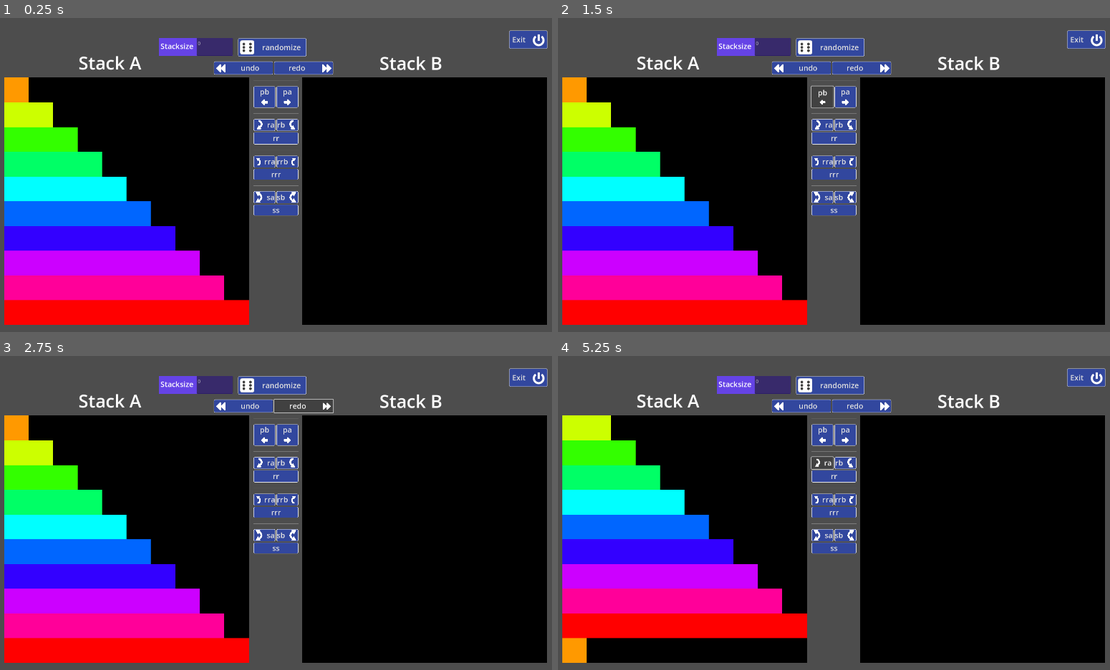
Above: before the commit, frames 1-4 (two rows, left to right).
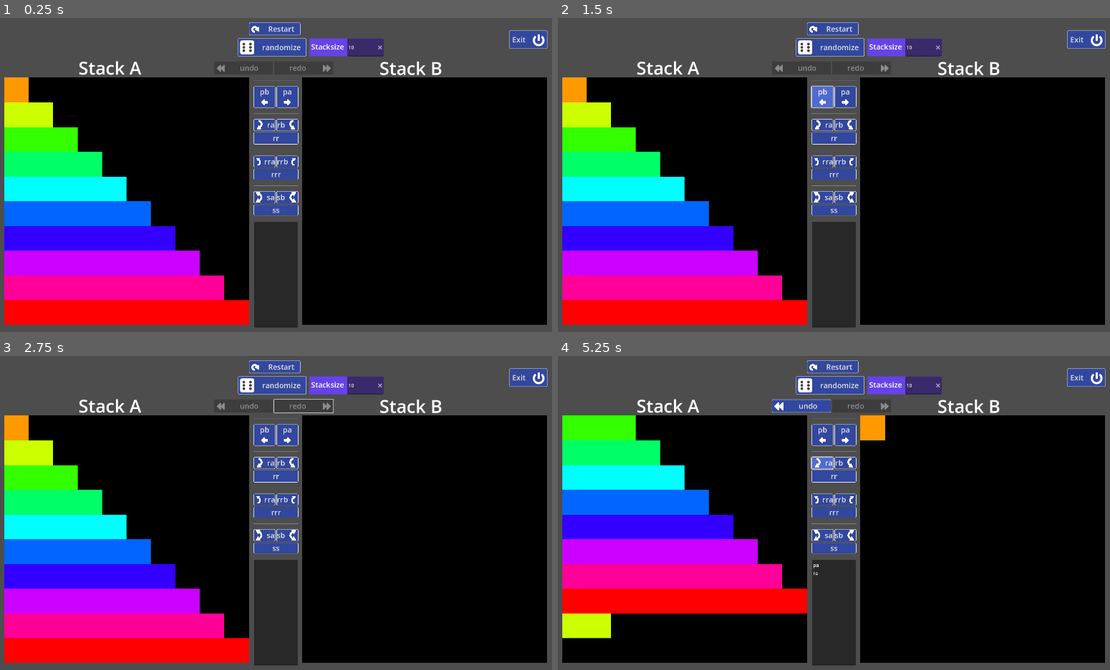
Above: after the commit, the same moments.

Repository: stevebalk/push-swap-clicker
Game: Godot game, scene res://main.tscn
Same seed, same stepped clock (60 frames per second), same inputs: the game is played once before the commit and once after it.
Inputs (mouse positions are in pixels of both pictures, inside the frame that each line leads up to):
- Up to frame 1 (0.25 s): no input
- Up to frame 2 (1.5 s): click (800, 68) at 0.5 s, where only the run before the commit has a clickable "undo"; click "pb" at 1.25 s
- Up to frame 3 (2.75 s): click (303, 406) at 2 s, where only the run before the commit has a clickable "redo"
- Up to frame 4 (5.25 s): click "pa" at 2.75 s; click "undo" at 3.5 s; click "redo" at 4.25 s; click "ra" at 5 s

The runs differ from the first frame. In frame 1, 6.1% of the frame differs, in the area x 14-81%, y 1-99%; in frame 2, 6.4%; in frame 3, 5.7%; in frame 4, 28%, in the area x 0-81%, y 1-99%.

Commit message:
Added, undo, redo, command display and changeable stacksize. Fixed bugs.

Diff:
--- /dev/null
+++ b/StacksizeLineEdit.gd
@@ -0,0 +1,14 @@
+extends LineEdit
+
+@onready var LineEditRegEx = RegEx.new()
+var old_text = ""
+
+func _ready() -> void:
+	LineEditRegEx.compile("^[0-9]*$")
+
+func _on_text_changed(new_text: String) -> void:
+	if LineEditRegEx.search(new_text):
+		old_text = str(new_text)
+	else:
+		self.text = old_text
+		self.set_caret_column(self.text.length())
--- a/buttons.tres
+++ b/buttons.tres
@@ -1,7 +1,21 @@
-[gd_resource type="Theme" load_steps=2 format=3 uid="uid://cp0f13d5wijip"]
+[gd_resource type="Theme" load_steps=4 format=3 uid="uid://cp0f13d5wijip"]
 
-[sub_resource type="StyleBoxFlat" id="StyleBoxFlat_wfynt"]
-bg_color = Color(0.196078, 0.278431, 0.619608, 1)
+[ext_resource type="StyleBox" uid="uid://b7hcqqe58jdx2" path="res://new_style_box_flat.tres" id="1_f21mh"]
+
+[sub_resource type="StyleBoxFlat" id="StyleBoxFlat_ebolp"]
+bg_color = Color(0.313726, 0.419608, 0.815686, 1)
+border_width_left = 1
+border_width_top = 1
+border_width_right = 1
+border_width_bottom = 1
+border_color = Color(1, 1, 1, 1)
+corner_radius_top_left = 4
+corner_radius_top_right = 4
+corner_radius_bottom_right = 4
+corner_radius_bottom_left = 4
+
+[sub_resource type="StyleBoxFlat" id="StyleBoxFlat_ev4h3"]
+bg_color = Color(0.141176, 0.203922, 0.47451, 1)
 border_width_left = 1
 border_width_top = 1
 border_width_right = 1
@@ -15,4 +29,6 @@
 [resource]
 default_font_size = 30
 Button/font_sizes/font_size = 25
-Button/styles/normal = SubResource("StyleBoxFlat_wfynt")
+Button/styles/hover = SubResource("StyleBoxFlat_ebolp")
+Button/styles/normal = ExtResource("1_f21mh")
+Button/styles/pressed = SubResource("StyleBoxFlat_ev4h3")
--- a/main.gd
+++ b/main.gd
@@ -1,6 +1,8 @@
 extends Control
 
 var stack_size := 10
+
+var start_stack: Array[int]
 
 var stack_a: Array[int]
 var stack_b: Array[int]
@@ -8,74 +10,104 @@
 var undo_stack: Array[String]
 var redo_stack: Array[String]
 
-@onready var backgroundA := $backgroundA
-@onready var backgroundB := $backgroundB
+@onready var backgroundA :=			$BackgroundA
+@onready var backgroundB :=			$BackgroundB
+@onready var redo_button :=			$DoButtons/Redo
+@onready var undo_button :=			$DoButtons/Undo
+@onready var stacksize_text_edit :=	$Stacksize/HBoxContainer/LineEdit
+@onready var command_screen :=		$CommandScreen
+
 var backgroundA_rect : Rect2
 var backgroundB_rect : Rect2
 var linesize: Vector2
+
+signal stack_changed
+
+# Inverted commands for undo function
+var invert_commands := {
+	"pa": "pb",
+	"pb": "pa",
+	"ra": "rra",
+	"rb": "rrb",
+	"rr": "rrr",
+	"rra": "ra",
+	"rrb": "rb",
+	"rrr": "rr",
+	"sa": "sa",
+	"sb": "sb",
+	"ss": "ss"
+	}
 
 func _ready() -> void:
 	linesize = backgroundA.size
 	backgroundA_rect = backgroundA.get_rect()
 	backgroundB_rect = backgroundB.get_rect()
-	linesize.y = backgroundA.get_rect().size.y / stack_size
-	stack_a.assign(range(1, stack_size + 1))
-#	stack_a.shuffle()
+	_initialize_stack()
+	self.stack_changed.connect(_clear_redo_stack)
+	stacksize_text_edit.text = str(stack_size)
 
 func _draw() -> void:
 	_draw_stack(stack_a, backgroundA_rect, linesize)
 	_draw_stack(stack_b, backgroundB_rect, linesize)
 
 
-
-
-
-
-
-
-
-func _draw_stack(stack: Array[int], rect: Rect2, size: Vector2):
-	rect.size.y = size.y
+func _draw_stack(stack: Array[int], rect: Rect2, line_size: Vector2):
+	rect.size.y = line_size.y
 	for value in stack:
 		var rel_value = float(value) / float(stack_size)
-		rect.size.x = rel_value * size.x
+		rect.size.x = rel_value * line_size.x
 		draw_rect(rect, Color.from_hsv(rel_value, 1.0, 1.0))
-		rect.position.y += size.y
-	queue_redraw()
+		rect.position.y += line_size.y
+	queue_redraw()
+
+func _clear_stacks() -> void:
+	stack_a.clear()
+	stack_b.clear()
+	_clear_undo_stack()
+	_clear_redo_stack()
 
 func _randomize_stack() -> void:
-	stack_b.clear()
-	stack_a.clear()
-	stack_a.assign(range(1, stack_size + 1))
+	_clear_stacks()
+	_initialize_stack()
 	stack_a.shuffle()
-	queue_redraw()
-
-func _add_undo(function_name: String) -> void:
-	undo_stack.append(function_name)
-
-func _remove_undo() -> void:
-	undo_stack.pop_back()
+	start_stack = stack_a.duplicate()
+	queue_redraw()
+
+func _add(command: String) -> void:
+	_add_undo(command)
+	command_screen.insert_text_at_caret(command + "\n", -1)
+
+func _add_undo(command: String) -> void:
+	undo_stack.append(command)
+	undo_button.disabled = false
 
 func _clear_undo_stack() -> void:
 	undo_stack.clear()
-
-func _add_redo(function_name: String) -> void:
-	redo_stack.append(function_name)
+	undo_button.disabled = true
+
+func _add_redo(command: String) -> void:
+	redo_stack.append(command)
+	redo_button.disabled = false
 
 func _clear_redo_stack() -> void:
+	redo_button.disabled = true
 	redo_stack.clear()
 
-
-
-
-
-
-
-
-
-
-
-
+func _initialize_stack() -> void:
+	stack_a.assign(range(1, stack_size + 1))
+	linesize.y = backgroundA.get_rect().size.y / stack_size
+	command_screen.clear()
+	start_stack = stack_a.duplicate()
+
+func _restart() -> void:
+	_clear_stacks()
+	stack_a = start_stack.duplicate()
+	command_screen.clear()
+	queue_redraw()
+
+func _pop_last_text(string_size: int) -> void:
+	command_screen.text = command_screen.text.left(command_screen.text.length() - string_size)
+	command_screen.set_caret_line(command_screen.get_last_unhidden_line())
 
 # Push swap functions
 
@@ -85,11 +117,9 @@
 
 func _pa() -> void:
 	_push(stack_a, stack_b)
-	_add_undo("pa")
 
 func _pb() -> void:
 	_push(stack_b, stack_a)
-	_add_undo("pb")
 
 func _rotate(stack: Array[int]) -> void:
 	stack.append(stack.pop_front())
@@ -97,37 +127,30 @@
 
 func _ra() -> void:
 	_rotate(stack_a)
-	_add_undo("ra")
 
 func _rb() -> void:
 	_rotate(stack_b)
-	_add_undo("rb")
 
 func _rr() -> void:
 	_rotate(stack_a)
 	_rotate(stack_b)
-	_add_undo("rr")
 
 func _swap(stack: Array[int]) -> void:
 	var temp := 0
-	if stack.size() > 1:
-		temp = stack[1]
-		stack[1] = stack[0]
-		stack[0] = temp
-		queue_redraw()
+	temp = stack[1]
+	stack[1] = stack[0]
+	stack[0] = temp
+	queue_redraw()
 
 func _sa() -> void:
 	_swap(stack_a)
-	_add_undo("sa")
 
 func _sb() -> void:
 	_swap(stack_b)
-	_add_undo("sb")
 
 func _ss():
 	_swap(stack_a)
 	_swap(stack_b)
-	_add_undo("ss")
 
 func _reverse_rotate(stack: Array[int]) -> void:
 	stack.insert(0, stack.pop_back())
@@ -135,16 +158,13 @@
 
 func _rra() -> void:
 	_reverse_rotate(stack_a)
-	_add_undo("rra")
 
 func _rrb() -> void:
 	_reverse_rotate(stack_b)
-	_add_undo("rrb")
 
 func _rrr() -> void:
 	_reverse_rotate(stack_a)
 	_reverse_rotate(stack_b)
-	_add_undo("rrr")
 
 # Button functions
 
@@ -155,100 +175,112 @@
 
 func _on_undo_pressed() -> void:
 	if not undo_stack.is_empty():
-		match undo_stack[-1]:
-			"pa":
-				_add_redo("pa")
-				_pb()
-				undo_stack.pop_back()
-			"pb":
-				_add_redo("pb")
-				_pa()
-				undo_stack.pop_back()
-			"ra":
-				_add_redo("ra")
-				_rra()
-				undo_stack.pop_back()
-			"rb":
-				_add_redo("rb")
-				_rrb()
-				undo_stack.pop_back()
-			"rr":
-				_add_redo("rr")
-				_rrr()
-				undo_stack.pop_back()
-			"rra":
-				_add_redo("rra")
-				_ra()
-				undo_stack.pop_back()
-			"rrb":
-				_add_redo("rrb")
-				_rb()
-				undo_stack.pop_back()
-			"rrr":
-				_add_redo("rrr")
-				_rr()
-				undo_stack.pop_back()
-			"sa":
-				_add_redo("sa")
-				_sb()
-				undo_stack.pop_back()
-			"sb":
-				_add_redo("sb")
-				_sb()
-				undo_stack.pop_back()
-			"ss":
-				_add_redo("ss")
-				_ss()
-				undo_stack.pop_back()
+		_pop_last_text(undo_stack[-1].length() + 1)
+		var expression = Expression.new()
+		expression.parse("_" + invert_commands.get(undo_stack[-1]) + "()")
+		_add_redo(undo_stack[-1])
+		undo_stack.pop_back()
+		expression.execute([], self)
+		redo_button.disabled = false
+		if undo_stack.is_empty():
+			undo_button.disabled = true
 
 func _on_redo_pressed() -> void:
-	pass # Replace with function body.
+	if not redo_stack.is_empty():
+		var expression = Expression.new()
+		expression.parse("_" + redo_stack[-1] + "()")
+		_add(redo_stack[-1])
+		redo_stack.pop_back()
+		expression.execute([], self)
+		if redo_stack.is_empty():
+			redo_button.disabled = true
 
 func _on_randomize_button_pressed() -> void:
 	_randomize_stack()
-	_clear_undo_stack()
-	_clear_redo_stack()
 
 # Push swap buttons
 func _on_pa_pressed() -> void:
-	_pa()
+	if not stack_a.is_empty():
+		_pa()
+		_add("pa")
+		stack_changed.emit()
 
 
 func _on_pb_pressed() -> void:
-	_pb()
+	if not stack_b.is_empty():
+		_pb()
+		_add("pb")
+		stack_changed.emit()
 
 
 func _on_ra_pressed() -> void:
-	_ra()
+	if stack_a.size() > 1:
+		_ra()
+		_add("ra")
+		stack_changed.emit()
 
 
 func _on_rb_pressed() -> void:
-	_rb()
+	if stack_b.size() > 1:
+		_rb()
+		_add("rb")
+		stack_changed.emit()
 
 
 func _on_rr_pressed() -> void:
-	_rr()
-
+	if stack_a.size() > 1 and stack_b.size() > 1:
+		_rr()
+		_add("rr")
+		stack_changed.emit()
 
 func _on_sa_pressed() -> void:
-	_sa()
+	if stack_a.size() > 1:
+		_sa()
+		_add("sa")
+		stack_changed.emit()
 
 
 func _on_sb_pressed() -> void:
-	_sb()
+	if stack_b.size() > 1:
+		_sb()
+		_add("sb")
+		stack_changed.emit()
 
 
 func _on_ss_pressed() -> void:
-	_ss()
+	if stack_a.size() > 1 and stack_b.size() > 1:
+		_ss()
+		_add("ss")
+		stack_changed.emit()
 
 
 func _on_rra_pressed() -> void:
-	_rra()
+	if stack_a.size() > 1:
+		_rra()
+		_add("rra")
+		stack_changed.emit()
 
 
 func _on_rrb_pressed() -> void:
-	_rrb()
+	if stack_b.size() > 1:
+		_rrb()
+		_add("rrb")
+		stack_changed.emit()
 
 
 func _on_rrr_pressed() -> void:
-	_rrr()
+	if stack_a.size() > 1 and stack_b.size() > 1:
+		_rrr()
+		_add("rrr")
+		stack_changed.emit()
+
+
+func _on_line_edit_text_submitted(new_text: String) -> void:
+	stack_size = int(new_text)
+	_clear_stacks()
+	_initialize_stack()
+	queue_redraw()
+
+
+func _on_restart_button_pressed() -> void:
+	_restart()
--- a/main.tscn
+++ b/main.tscn
@@ -14,6 +14,8 @@
 [ext_resource type="Texture2D" uid="uid://bf4163n212dqr" path="res://icons/swap_a.png" id="11_w8u1u"]
 [ext_resource type="Texture2D" uid="uid://b6e8cxm0ipco8" path="res://icons/swap_b.png" id="12_3c76m"]
 [ext_resource type="Texture2D" uid="uid://2c68n6iqdobq" path="res://icons/dice.png" id="13_kjks4"]
+[ext_resource type="Script" path="res://StacksizeLineEdit.gd" id="15_h38kg"]
+[ext_resource type="Texture2D" uid="uid://bgoc1112u3qw6" path="res://icons/redo.png" id="16_118yq"]
 
 [node name="main" type="Control"]
 custom_minimum_size = Vector2(1920, 1080)
@@ -21,7 +23,7 @@
 anchors_preset = 0
 script = ExtResource("1_q51xe")
 
-[node name="backgroundA" type="ColorRect" parent="."]
+[node name="BackgroundA" type="ColorRect" parent="."]
 show_behind_parent = true
 custom_minimum_size = Vector2(818, 830)
 layout_mode = 2
@@ -31,16 +33,16 @@
 offset_bottom = 1030.0
 color = Color(0, 0, 0, 1)
 
-[node name="RichTextLabel" type="RichTextLabel" parent="backgroundA"]
+[node name="RichTextLabel" type="RichTextLabel" parent="BackgroundA"]
 layout_mode = 2
 offset_left = 249.0
-offset_top = -92.0
+offset_top = -75.0
 offset_right = 499.0
-offset_bottom = -7.0
+offset_bottom = 10.0
 theme_override_font_sizes/normal_font_size = 60
 text = "Stack A"
 
-[node name="backgroundB" type="ColorRect" parent="."]
+[node name="BackgroundB" type="ColorRect" parent="."]
 show_behind_parent = true
 layout_mode = 2
 offset_left = 1050.0
@@ -49,16 +51,16 @@
 offset_bottom = 1030.0
 color = Color(0, 0, 0, 1)
 
-[node name="RichTextLabel2" type="RichTextLabel" parent="backgroundB"]
+[node name="RichTextLabel2" type="RichTextLabel" parent="BackgroundB"]
 layout_mode = 2
 offset_left = 258.0
-offset_top = -91.0
+offset_top = -74.0
 offset_right = 490.0
-offset_bottom = -8.0
+offset_bottom = 9.0
 theme_override_font_sizes/normal_font_size = 60
 text = "Stack B"
 
-[node name="do_buttons" type="HBoxContainer" parent="."]
+[node name="DoButtons" type="HBoxContainer" parent="."]
 layout_mode = 0
 offset_left = 753.0
 offset_top = 146.0
@@ -67,26 +69,28 @@
 size_flags_horizontal = 3
 size_flags_vertical = 3
 
-[node name="undo" type="Button" parent="do_buttons"]
-layout_mode = 2
-size_flags_horizontal = 3
-theme = ExtResource("1_eotj8")
+[node name="Undo" type="Button" parent="DoButtons"]
+layout_mode = 2
+size_flags_horizontal = 3
+theme = ExtResource("1_eotj8")
+disabled = true
 text = "undo
 "
 icon = ExtResource("3_m5jnj")
 expand_icon = true
 
-[node name="redo" type="Button" parent="do_buttons"]
-layout_mode = 2
-size_flags_horizontal = 3
-theme = ExtResource("1_eotj8")
+[node name="Redo" type="Button" parent="DoButtons"]
+layout_mode = 2
+size_flags_horizontal = 3
+theme = ExtResource("1_eotj8")
+disabled = true
 text = "redo
 "
 icon = ExtResource("4_vjb77")
 icon_alignment = 2
 expand_icon = true
 
-[node name="push_swap_buttons" type="VBoxContainer" parent="."]
+[node name="PushSwapButtons" type="VBoxContainer" parent="."]
 custom_minimum_size = Vector2(150, 250)
 layout_mode = 0
 offset_left = 886.0
@@ -94,15 +98,15 @@
 offset_right = 1036.0
 offset_bottom = 663.0
 
-[node name="HSeparator4" type="HSeparator" parent="push_swap_buttons"]
+[node name="HSeparator4" type="HSeparator" parent="PushSwapButtons"]
 layout_mode = 2
 theme_override_constants/separation = 30
 
-[node name="push" type="HBoxContainer" parent="push_swap_buttons"]
-layout_mode = 2
-size_flags_vertical = 3
-
-[node name="pb" type="Button" parent="push_swap_buttons/push"]
+[node name="push" type="HBoxContainer" parent="PushSwapButtons"]
+layout_mode = 2
+size_flags_vertical = 3
+
+[node name="pb" type="Button" parent="PushSwapButtons/push"]
 layout_mode = 2
 size_flags_horizontal = 3
 theme = ExtResource("1_eotj8")
@@ -112,7 +116,7 @@
 vertical_icon_alignment = 2
 expand_icon = true
 
-[node name="pa" type="Button" parent="push_swap_buttons/push"]
+[node name="pa" type="Button" parent="PushSwapButtons/push"]
 layout_mode = 2
 size_flags_horizontal = 3
 theme = ExtResource("1_eotj8")
@@ -122,15 +126,15 @@
 vertical_icon_alignment = 2
 expand_icon = true
 
-[node name="HSeparator" type="HSeparator" parent="push_swap_buttons"]
+[node name="HSeparator" type="HSeparator" parent="PushSwapButtons"]
 layout_mode = 2
 theme_override_constants/separation = 30
 
-[node name="rotate" type="HBoxContainer" parent="push_swap_buttons"]
-layout_mode = 2
-size_flags_vertical = 3
-
-[node name="ra" type="Button" parent="push_swap_buttons/rotate"]
+[node name="rotate" type="HBoxContainer" parent="PushSwapButtons"]
+layout_mode = 2
+size_flags_vertical = 3
+
+[node name="ra" type="Button" parent="PushSwapButtons/rotate"]
 layout_mode = 2
 size_flags_horizontal = 3
 theme = ExtResource("1_eotj8")
@@ -138,7 +142,7 @@
 icon = ExtResource("7_wiulb")
 expand_icon = true
 
-[node name="rb" type="Button" parent="push_swap_buttons/rotate"]
+[node name="rb" type="Button" parent="PushSwapButtons/rotate"]
 layout_mode = 2
 size_flags_horizontal = 3
 theme = ExtResource("1_eotj8")
@@ -148,22 +152,22 @@
 icon_alignment = 2
 expand_icon = true
 
-[node name="rr" type="Button" parent="push_swap_buttons"]
+[node name="rr" type="Button" parent="PushSwapButtons"]
 layout_mode = 2
 size_flags_vertical = 3
 theme = ExtResource("1_eotj8")
 text = "rr
 "
 
-[node name="HSeparator2" type="HSeparator" parent="push_swap_buttons"]
+[node name="HSeparator2" type="HSeparator" parent="PushSwapButtons"]
 layout_mode = 2
 theme_override_constants/separation = 30
 
-[node name="reverseRotate" type="HBoxContainer" parent="push_swap_buttons"]
-layout_mode = 2
-size_flags_vertical = 3
-
-[node name="rra" type="Button" parent="push_swap_buttons/reverseRotate"]
+[node name="reverseRotate" type="HBoxContainer" parent="PushSwapButtons"]
+layout_mode = 2
+size_flags_vertical = 3
+
+[node name="rra" type="Button" parent="PushSwapButtons/reverseRotate"]
 layout_mode = 2
 size_flags_horizontal = 3
 theme = ExtResource("1_eotj8")
@@ -171,7 +175,7 @@
 icon = ExtResource("9_rb8tx")
 expand_icon = true
 
-[node name="rrb" type="Button" parent="push_swap_buttons/reverseRotate"]
+[node name="rrb" type="Button" parent="PushSwapButtons/reverseRotate"]
 layout_mode = 2
 size_flags_horizontal = 3
 theme = ExtResource("1_eotj8")
@@ -180,21 +184,21 @@
 icon_alignment = 2
 expand_icon = true
 
-[node name="rrr" type="Button" parent="push_swap_buttons"]
+[node name="rrr" type="Button" parent="PushSwapButtons"]
 layout_mode = 2
 size_flags_horizontal = 3
 theme = ExtResource("1_eotj8")
 text = "rrr"
 
-[node name="HSeparator3" type="HSeparator" parent="push_swap_buttons"]
+[node name="HSeparator3" type="HSeparator" parent="PushSwapButtons"]
 layout_mode = 2
 theme_override_constants/separation = 30
 
-[node name="swap" type="HBoxContainer" parent="push_swap_buttons"]
-layout_mode = 2
-size_flags_vertical = 3
-
-[node name="sa" type="Button" parent="push_swap_buttons/swap"]
+[node name="swap" type="HBoxContainer" parent="PushSwapButtons"]
+layout_mode = 2
+size_flags_vertical = 3
+
+[node name="sa" type="Button" parent="PushSwapButtons/swap"]
 layout_mode = 2
 size_flags_horizontal = 3
 theme = ExtResource("1_eotj8")
@@ -202,7 +206,7 @@
 icon = ExtResource("11_w8u1u")
 expand_icon = true
 
-[node name="sb" type="Button" parent="push_swap_buttons/swap"]
+[node name="sb" type="Button" parent="PushSwapButtons/swap"]
 layout_mode = 2
 size_flags_horizontal = 3
 theme = ExtResource("1_eotj8")
@@ -211,14 +215,14 @@
 icon_alignment = 2
 expand_icon = true
 
-[node name="ss" type="Button" parent="push_swap_buttons"]
+[node name="ss" type="Button" parent="PushSwapButtons"]
 layout_mode = 2
 size_flags_horizontal = 3
 theme = ExtResource("1_eotj8")
 text = "ss
 "
 
-[node name="randomizeButton" type="Button" parent="."]
+[node name="RandomizeButton" type="Button" parent="."]
 layout_mode = 0
 offset_left = 834.0
 offset_top = 68.0
@@ -251,15 +255,15 @@
 icon_alignment = 2
 expand_icon = true
 
-[node name="ColorRect" type="ColorRect" parent="."]
-layout_mode = 0
-offset_left = 569.0
-offset_top = 67.0
-offset_right = 817.0
-offset_bottom = 127.0
+[node name="Stacksize" type="ColorRect" parent="."]
+layout_mode = 0
+offset_left = 1074.0
+offset_top = 69.0
+offset_right = 1322.0
+offset_bottom = 129.0
 color = Color(0.396078, 0.262745, 0.901961, 1)
 
-[node name="HBoxContainer" type="HBoxContainer" parent="ColorRect"]
+[node name="HBoxContainer" type="HBoxContainer" parent="Stacksize"]
 layout_mode = 1
 anchors_preset = 15
 anchor_right = 1.0
@@ -267,7 +271,7 @@
 grow_horizontal = 2
 grow_vertical = 2
 
-[node name="MarginContainer" type="MarginContainer" parent="ColorRect/HBoxContainer"]
+[node name="MarginContainer" type="MarginContainer" parent="Stacksize/HBoxContainer"]
 layout_mode = 2
 size_flags_horizontal = 3
 theme_override_constants/margin_left = 5
@@ -275,29 +279,59 @@
 theme_override_constants/margin_right = 0
 theme_override_constants/margin_bottom = 0
 
-[node name="RichTextLabel" type="RichTextLabel" parent="ColorRect/HBoxContainer/MarginContainer"]
+[node name="RichTextLabel" type="RichTextLabel" parent="Stacksize/HBoxContainer/MarginContainer"]
 layout_mode = 2
 size_flags_horizontal = 3
 theme_override_font_sizes/normal_font_size = 25
 text = "Stacksize"
 
-[node name="TextEdit" type="TextEdit" parent="ColorRect/HBoxContainer"]
-layout_mode = 2
-size_flags_horizontal = 3
-placeholder_text = "0"
-
-[connection signal="pressed" from="do_buttons/undo" to="." method="_on_undo_pressed"]
-[connection signal="pressed" from="do_buttons/redo" to="." method="_on_redo_pressed"]
-[connection signal="pressed" from="push_swap_buttons/push/pb" to="." method="_on_pb_pressed"]
-[connection signal="pressed" from="push_swap_buttons/push/pa" to="." method="_on_pa_pressed"]
-[connection signal="pressed" from="push_swap_buttons/rotate/ra" to="." method="_on_ra_pressed"]
-[connection signal="pressed" from="push_swap_buttons/rotate/rb" to="." method="_on_rb_pressed"]
-[connection signal="pressed" from="push_swap_buttons/rr" to="." method="_on_rr_pressed"]
-[connection signal="pressed" from="push_swap_buttons/reverseRotate/rra" to="." method="_on_rra_pressed"]
-[connection signal="pressed" from="push_swap_buttons/reverseRotate/rrb" to="." method="_on_rrb_pressed"]
-[connection signal="pressed" from="push_swap_buttons/rrr" to="." method="_on_rrr_pressed"]
-[connection signal="pressed" from="push_swap_buttons/swap/sa" to="." method="_on_sa_pressed"]
-[connection signal="pressed" from="push_swap_buttons/swap/sb" to="." method="_on_sb_pressed"]
-[connection signal="pressed" from="push_swap_buttons/ss" to="." method="_on_ss_pressed"]
-[connection signal="pressed" from="randomizeButton" to="." method="_on_randomize_button_pressed"]
+[node name="LineEdit" type="LineEdit" parent="Stacksize/HBoxContainer"]
+layout_mode = 2
+size_flags_horizontal = 3
+clear_button_enabled = true
+caret_blink = true
+script = ExtResource("15_h38kg")
+
+[node name="RestartButton" type="Button" parent="."]
+layout_mode = 0
+offset_left = 871.0
+offset_top = 15.0
+offset_right = 1043.0
+offset_bottom = 58.0
+theme = ExtResource("1_eotj8")
+text = "Restart"
+icon = ExtResource("16_118yq")
+expand_icon = true
+
+[node name="CommandScreen" type="TextEdit" parent="."]
+layout_mode = 0
+offset_left = 887.0
+offset_top = 684.0
+offset_right = 1034.0
+offset_bottom = 1038.0
+theme_override_colors/font_readonly_color = Color(1, 1, 1, 1)
+editable = false
+context_menu_enabled = false
+shortcut_keys_enabled = false
+middle_mouse_paste_enabled = false
+scroll_smooth = true
+caret_move_on_right_click = false
+
+[connection signal="pressed" from="DoButtons/Undo" to="." method="_on_undo_pressed"]
+[connection signal="pressed" from="DoButtons/Redo" to="." method="_on_redo_pressed"]
+[connection signal="pressed" from="PushSwapButtons/push/pb" to="." method="_on_pb_pressed"]
+[connection signal="pressed" from="PushSwapButtons/push/pa" to="." method="_on_pa_pressed"]
+[connection signal="pressed" from="PushSwapButtons/rotate/ra" to="." method="_on_ra_pressed"]
+[connection signal="pressed" from="PushSwapButtons/rotate/rb" to="." method="_on_rb_pressed"]
+[connection signal="pressed" from="PushSwapButtons/rr" to="." method="_on_rr_pressed"]
+[connection signal="pressed" from="PushSwapButtons/reverseRotate/rra" to="." method="_on_rra_pressed"]
+[connection signal="pressed" from="PushSwapButtons/reverseRotate/rrb" to="." method="_on_rrb_pressed"]
+[connection signal="pressed" from="PushSwapButtons/rrr" to="." method="_on_rrr_pressed"]
+[connection signal="pressed" from="PushSwapButtons/swap/sa" to="." method="_on_sa_pressed"]
+[connection signal="pressed" from="PushSwapButtons/swap/sb" to="." method="_on_sb_pressed"]
+[connection signal="pressed" from="PushSwapButtons/ss" to="." method="_on_ss_pressed"]
+[connection signal="pressed" from="RandomizeButton" to="." method="_on_randomize_button_pressed"]
 [connection signal="pressed" from="ExitButton" to="." method="_on_exit_button_pressed"]
+[connection signal="text_changed" from="Stacksize/HBoxContainer/LineEdit" to="Stacksize/HBoxContainer/LineEdit" method="_on_text_changed"]
+[connection signal="text_submitted" from="Stacksize/HBoxContainer/LineEdit" to="." method="_on_line_edit_text_submitted"]
+[connection signal="pressed" from="RestartButton" to="." method="_on_restart_button_pressed"]
--- /dev/null
+++ b/new_style_box_flat.tres
@@ -0,0 +1,13 @@
+[gd_resource type="StyleBoxFlat" format=3 uid="uid://b7hcqqe58jdx2"]
+
+[resource]
+bg_color = Color(0.196078, 0.278431, 0.619608, 1)
+border_width_left = 1
+border_width_top = 1
+border_width_right = 1
+border_width_bottom = 1
+border_color = Color(1, 1, 1, 1)
+corner_radius_top_left = 4
+corner_radius_top_right = 4
+corner_radius_bottom_right = 4
+corner_radius_bottom_left = 4
--- a/project.godot
+++ b/project.godot
@@ -13,6 +13,7 @@
 config/name="push-swap-clicker"
 run/main_scene="res://main.tscn"
 config/features=PackedStringArray("4.1", "GL Compatibility")
+boot_splash/bg_color=Color(0.141176, 0.141176, 0.141176, 1)
 
 [display]
 
Not shown, added: export_presets.cfg
Binary file removed: icons/question.png
Not shown, removed: icons/question.png.import
Not shown: 1 places in main.tscn that only renumber resources
